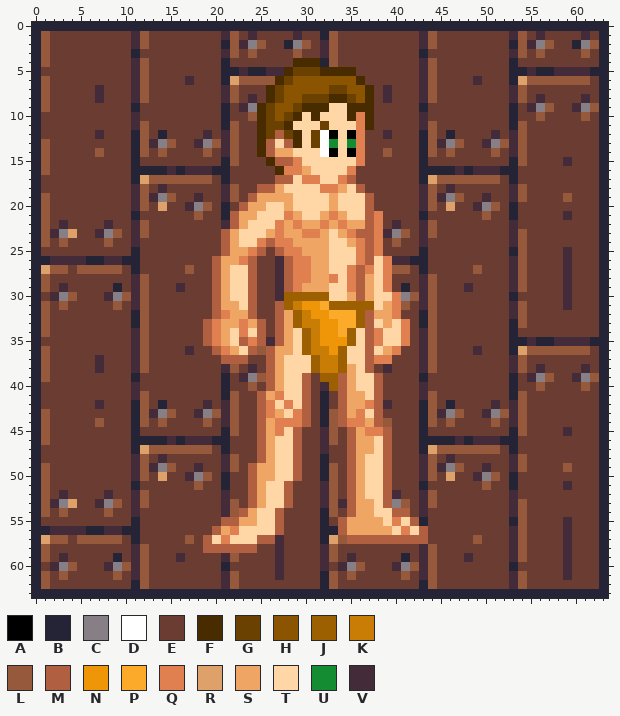
File history of a pixel-art sprite, images/player.png. This is how it looked before the edit.
The file is 64x64 pixels. Colours within 5 levels of each other are drawn and written as one.
Palette (. is transparent): A #000000  B #252336  C #877f86  D #ffffff  E #6b3d32  F #482c00  G #6a4100  H #8a5400  J #9c6000  K #ca7d04  L #97593c  M #b06040  N #ee9508  P #fcaa29  Q #e08050  R #dfa16a  S #efa563  T #ffd6a5  U #138c32  V #442b3a
Now the later version:
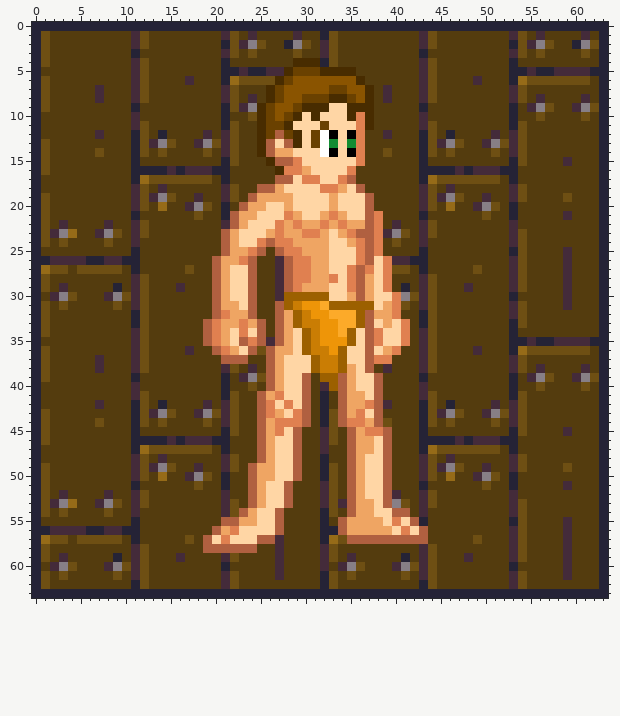
Edits made:
@@ palette @@
-E #6b3d32
+E #543c0e
-L #97593c
+L #6e4f13
-R #dfa16a
+R #966b18
@@ x 20..24 @@
  8 EVLEV
- 9 EBEVC
+ 9 EBLVC
 10 EBEEL
